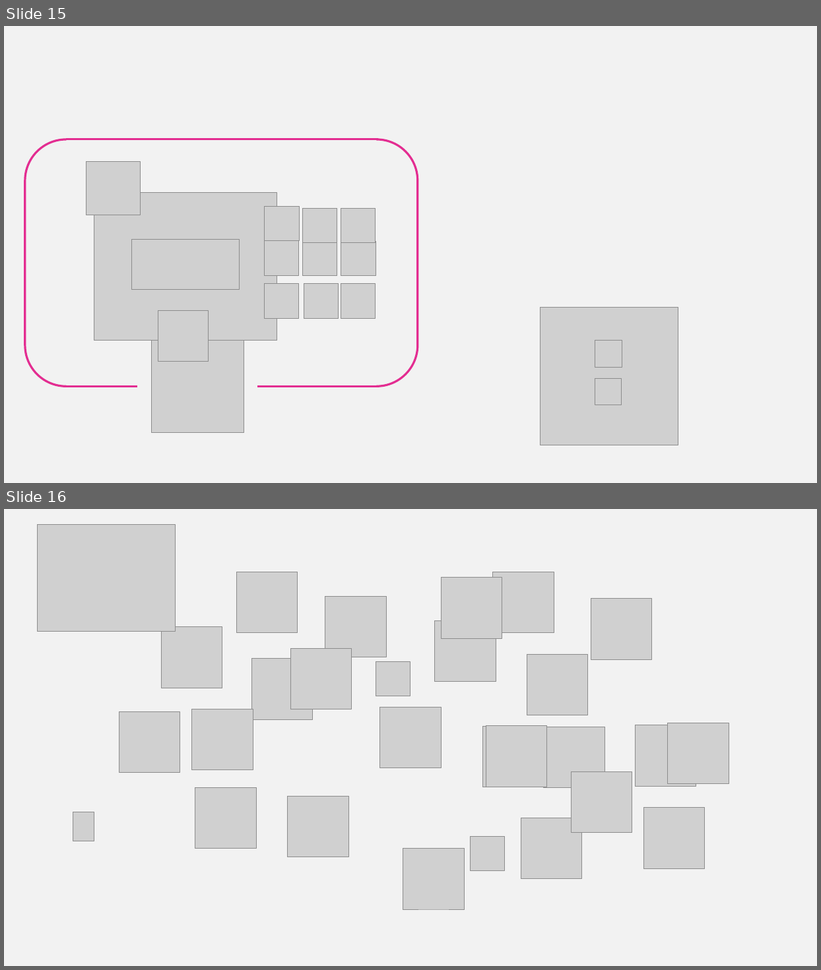
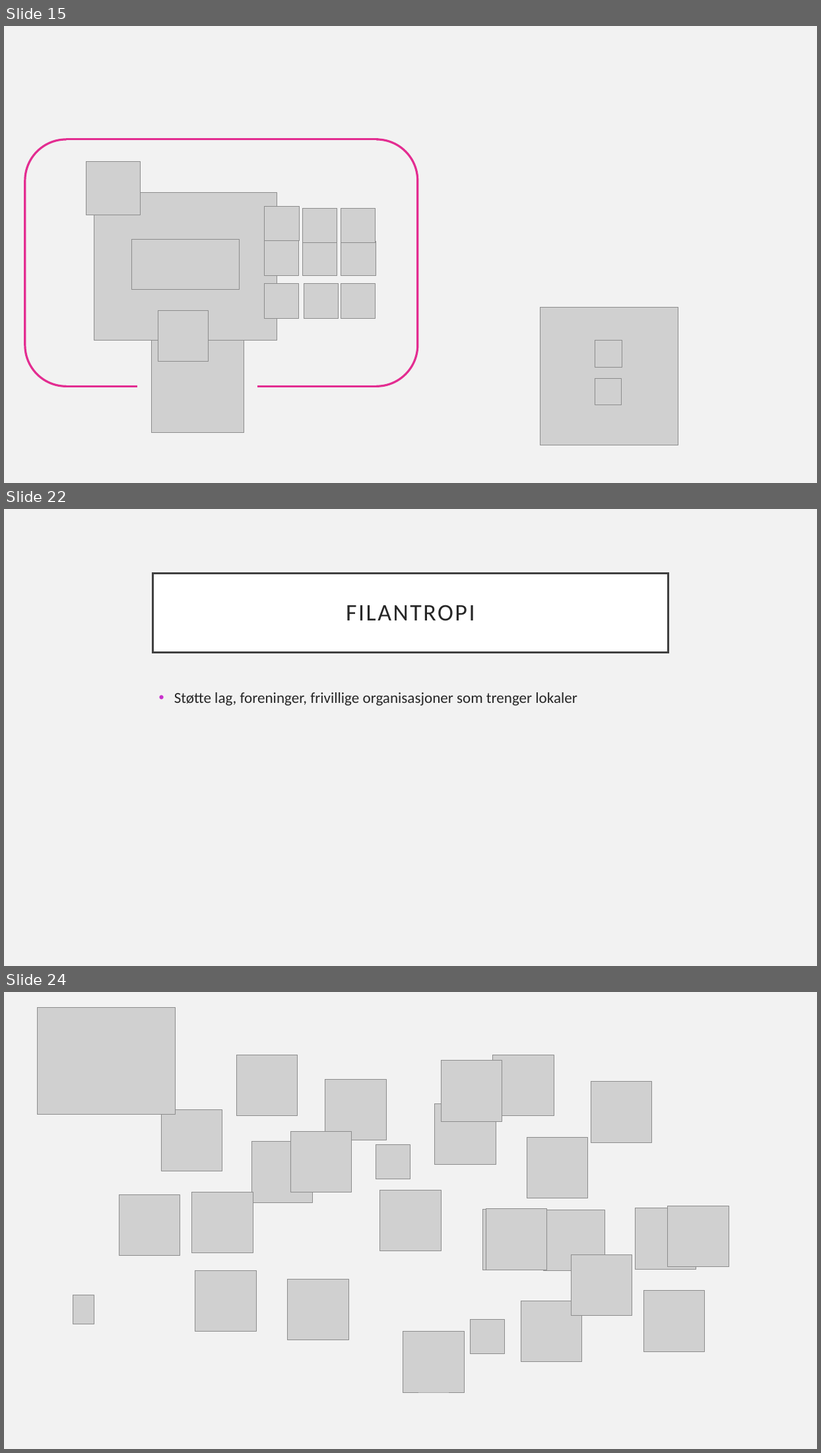
Before and after one commit to knowit/fant, a slide deck: doc/konsept/Fant-.pptx. Shown one above the other, each under a label of ours: slides 15 and 16 before the commit, slides 15, 22 and 24 after it; the slides between them are not shown. The pictures are 821x970 and 821x1453 pixels, drawn with LibreOffice and Linux fonts; fonts in the diff are those of the drawing; grey boxes stand for pictures. Boxes give left, top, right and bottom in pixels: in the first picture for what was removed or moved away, otherwise in the second. Text is boxed around its words. In the diff, an @@ line names an element or a change of style, - is before the commit and + after.

```diff
--- a/doc/konsept/Fant-.pptx
+++ b/doc/konsept/Fant-.pptx
@@ slide 22 added at bbox=[4, 509, 817, 966], background #F2F2F2 @@
@@ title added at bbox=[153, 573, 668, 652], fill #FFFFFF, outline #404040 2.5 pt, 28 pt, text #262626 @@
+FILANTROPI
@@ text added at bbox=[174, 692, 577, 706], 18 pt, text #262626 @@
+• Støtte lag, foreninger, frivillige organisasjoner som trenger lokaler
@@ what was slide 16 is now slide 24 @@
```
Also in this commit, not shown: 1 slide changed, 7 other slides added.
